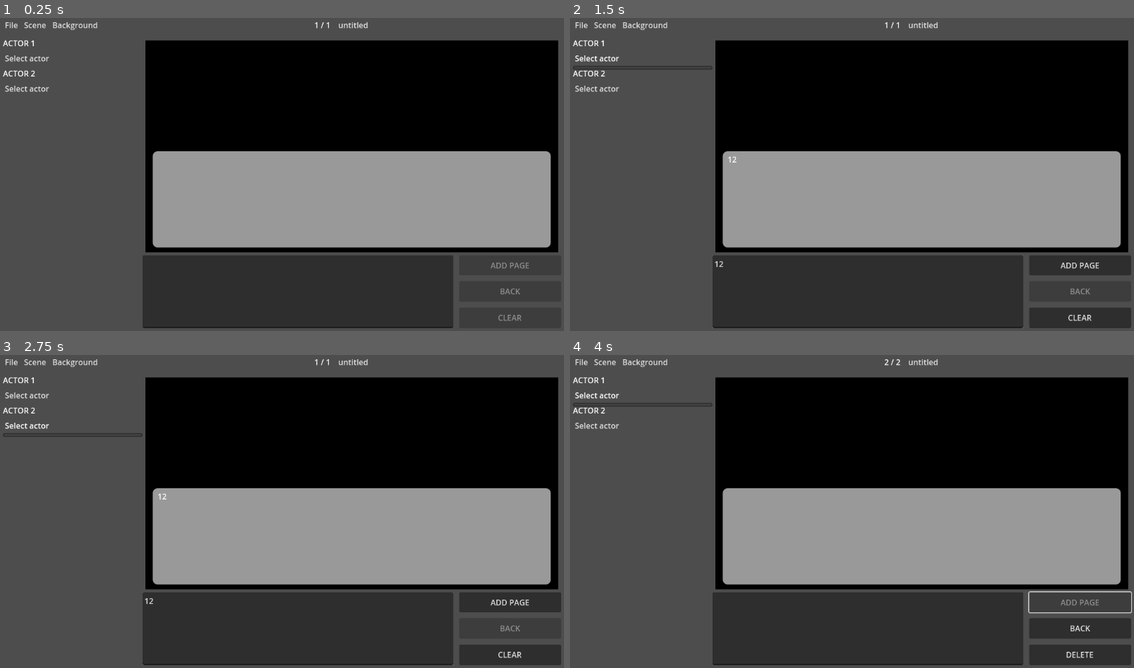
Above: before the commit, frames 1-4 (two rows, left to right).
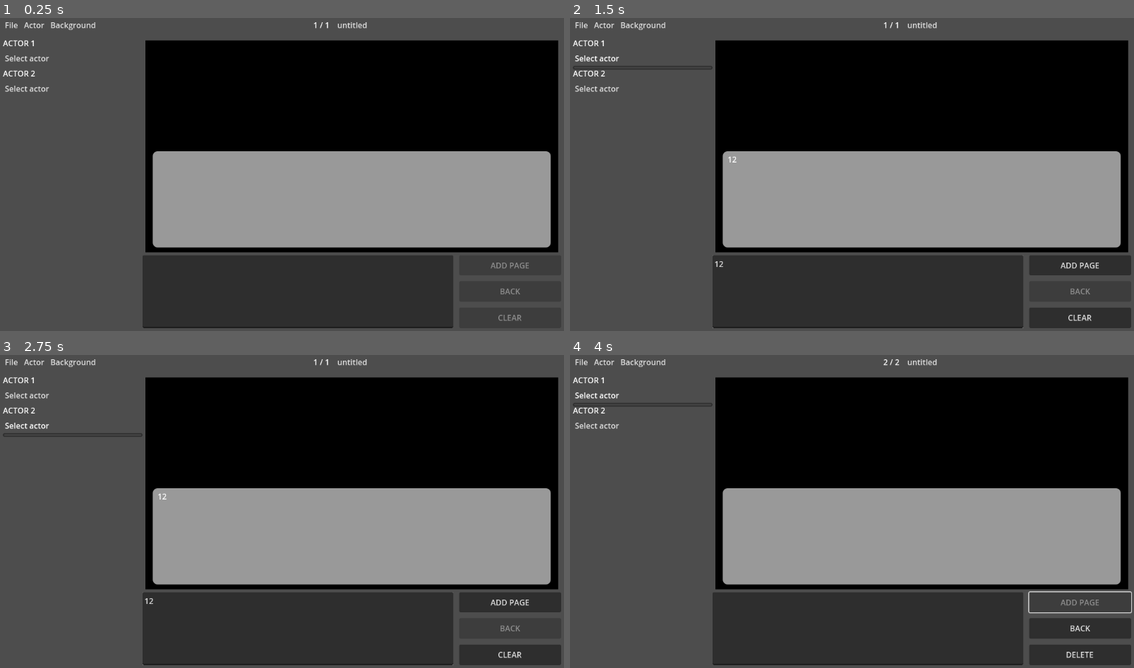
Above: after the commit, the same moments.

Repository: Barkerprooks/scene-editor
Game: Godot game, scene res://scenes/editor.tscn
The game is run twice, just before and just after one commit, with the same random seed, the same clock (stepped at 60 frames per second) and the same inputs.
Inputs (mouse positions are in pixels of both pictures, inside the frame that each line leads up to):
- Up to frame 1 (0.25 s): no input
- Up to frame 2 (1.5 s): click (868, 290) at 0.52 s; type "12" at 0.6 s; click "Select actor" at 1.25 s
- Up to frame 3 (2.75 s): click "Select actor" at 2 s
- Up to frame 4 (4 s): click "ADD PAGE" at 2.75 s; click "Select actor" at 3.5 s

The runs differ from the first frame. In frame 1, 0.2% of the frame differs, in the area x 4-66%, y 1-4%; in frame 2, 0.2%; in frame 3, 0.2%; in frame 4, 0.2%.

Commit message:
blah blah blah

Diff:
--- a/scenes/editor.tscn
+++ b/scenes/editor.tscn
@@ -1,7 +1,6 @@
-[gd_scene load_steps=13 format=3 uid="uid://dwdaynrme1xnl"]
+[gd_scene load_steps=12 format=3 uid="uid://dwdaynrme1xnl"]
 
 [ext_resource type="Script" path="res://scripts/editor/editor.gd" id="1_4cqpu"]
-[ext_resource type="Script" path="res://scripts/editor/menu/scene.gd" id="3_c8inj"]
 [ext_resource type="Script" path="res://scripts/editor/menu/file.gd" id="3_j6eag"]
 [ext_resource type="Script" path="res://scripts/editor/menu/background.gd" id="4_83a2c"]
 [ext_resource type="Script" path="res://scripts/editor/page/buttons.gd" id="4_d0t6c"]
@@ -80,12 +79,7 @@
 item_5/id = 5
 script = ExtResource("3_j6eag")
 
-[node name="Scene" type="PopupMenu" parent="UI/HeaderMargins/Header/Inputs/MenuBar"]
-item_count = 2
-item_0/text = "Import actor"
-item_1/text = "Add pose"
-item_1/id = 1
-script = ExtResource("3_c8inj")
+[node name="Actor" type="PopupMenu" parent="UI/HeaderMargins/Header/Inputs/MenuBar"]
 
 [node name="Background" type="PopupMenu" parent="UI/HeaderMargins/Header/Inputs/MenuBar"]
 script = ExtResource("4_83a2c")
--- a/scripts/editor/editor.gd
+++ b/scripts/editor/editor.gd
@@ -176,6 +176,7 @@
 	background_select.set_background_list()
 
 	debug("imported background image: %s" % filename)
+	load_background(filename)
 
 
 static func import_background() -> void:
--- a/scripts/editor/menu/scene.gd
+++ /dev/null
@@ -1,13 +0,0 @@
-extends PopupMenu
-
-
-@onready var Editor = preload("res://scripts/editor/editor.gd")
-
-
-func __import_button_pressed(id: int) -> void:
-	match id:
-		0: Editor.import_background()
-
-
-func _ready() -> void:
-	self.connect("id_pressed", __import_button_pressed)
